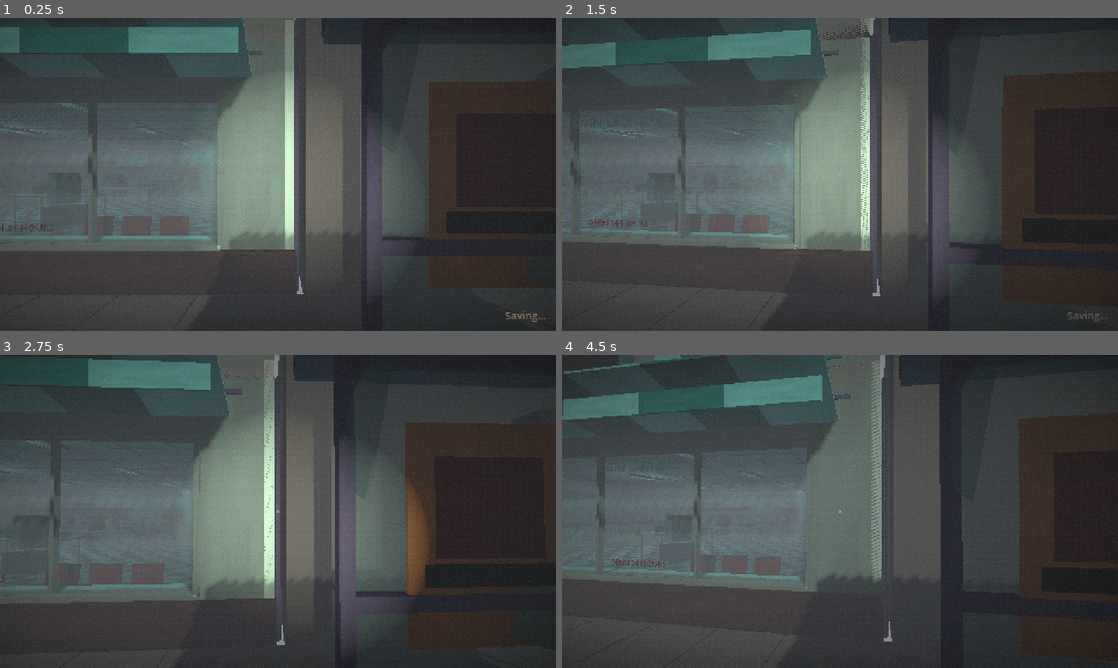
Above: before the commit, frames 1-4 (two rows, left to right).
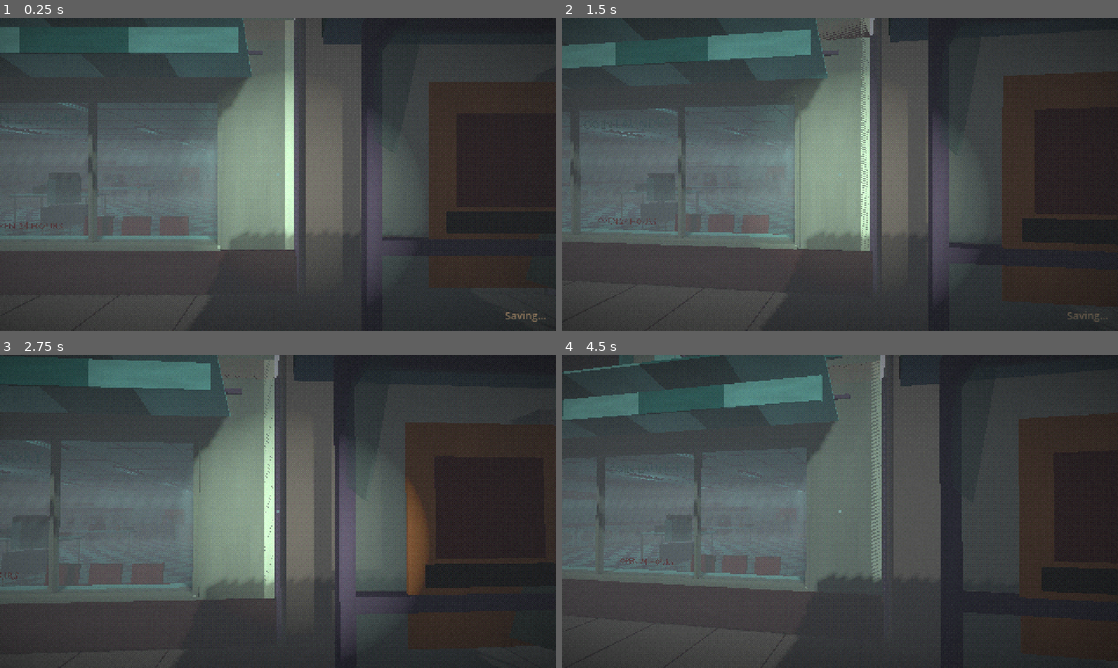
Above: after the commit, the same moments.

Repository: alexdragnea1/horror-indie
Game: Godot game, scene res://scenes/casino.tscn
Two runs of this game, one before a commit and one after it. Both use one fixed random seed, a clock stepped at 60 frames per second and the inputs below. This scene is started directly instead of the project's main scene. Sound files missing from this copy of the repository are replaced by a short silence.
Inputs (mouse positions are in pixels of both pictures, inside the frame that each line leads up to):
- Up to frame 1 (0.25 s): no input
- Up to frame 2 (1.5 s): tap Enter at 0.5 s; move the mouse to (867, 174) at 0.52 s; hold Shift (alearga) 0.53-1.28 s; click (867, 174) at 0.67 s; tap Space at 0.77, 1.25 s; move the mouse to (812, 174) at 1.27 s; tap D (dreapta) at 1.35 s; click (812, 174) at 1.42 s
- Up to frame 3 (2.75 s): tap Space at 1.52 s; tap Enter at 2 s; move the mouse to (289, 505) at 2.02 s; tap W (inainte) at 2.1 s; click (289, 505) at 2.17 s
- Up to frame 4 (4.5 s): tap Space at 2.75, 3.02, 3.77, 4.25 s; move the mouse to (834, 517) at 2.77 s; tap S (inapoi) at 2.85 s; click (834, 517) at 2.92 s; tap Enter at 3.5 s; move the mouse to (878, 514) at 3.52 s; hold E (interact) 3.53-4.28 s; click (878, 514) at 3.67 s; move the mouse to (795, 508) at 4.27 s; tap F (lanterna) at 4.35 s; click (795, 508) at 4.42 s

The runs differ from the first frame. In frame 1, 0.1% of the frame differs, in the area x 0-55%, y 65-89%; in frame 2, 0.1%; in frame 3, less than 0.1%; in frame 4, 0.2%, in the area x 8-60%, y 0-92%.

Commit message:
Sketchy Laundromat: numele nou, teren peste strada, semne drepte, maini peste bordura, aplica mutata
- Betivul: "Drunkard: Nah man.."
- Casino-ul se numeste "Sketchy Laundromat" pe orar, la sosire si in salvari
- Strada: iarba sub tot, alei, usile blocurilor, parcari intre ele, copaci de toamna
- Semnele de pe peretii laterali privesc spre interior; autocolantele de pe vitrine se citesc drept din ambele parti
- Jucatorii de poker: cotul pe bordura capitonata, palma pe postav (antebratul nu mai trece prin masa)
- Aplica din stanga, mutata langa usa (intra in pacanea)

Co-Authored-By: Claude Opus 5.5 <noreply@anthropic.com>

Diff:
--- a/scenes/afara_bloc.tscn
+++ b/scenes/afara_bloc.tscn
@@ -696,9 +696,9 @@
 transform = Transform3D(1, 0, 0, 0, 1, 0, 0, 0, 1, 10.9, 1.6, 13.8)
 script = ExtResource("or1")
 sosire = NodePath("../SosireOras")
-optiuni = PackedStringArray("Casino", "Lexy's Place", "Gun Store")
+optiuni = PackedStringArray("Sketchy Laundromat", "Lexy's Place", "Gun Store")
 scene = PackedStringArray("res://scenes/casino.tscn", "res://scenes/casa_lexy.tscn", "")
-titluri = PackedStringArray("Wash Your Clothes Laundromat", "Lexy's place", "")
+titluri = PackedStringArray("Sketchy Laundromat", "Lexy's place", "")
 
 [node name="Forma" type="CollisionShape3D" parent="OrarBloc"]
 shape = SubResource("forma_orar")
--- a/scenes/betiv.tscn
+++ b/scenes/betiv.tscn
@@ -49,7 +49,7 @@
 unghi_maxim_cap = 60.0
 se_intoarce = false
 indiciu = "[E] Talk to the drunkard"
-replici = PackedStringArray("You: Can you turn that shit off?", "Drunkard: Nah nigga")
+replici = PackedStringArray("You: Can you turn that shit off?", "Drunkard: Nah man..")
 replici_pistol = PackedStringArray("Drunkard: Wait!", "Drunkard: They been doing this shit for years now..", "You: You know about the witches?", "Drunkard: Yeah..Can you shoot a bitch from the coven instead?", "You: I'll think about it.")
 omorabil = true
 marcaj_mort = "betivul_e_mort"
--- a/scenes/casa_lexy.tscn
+++ b/scenes/casa_lexy.tscn
@@ -508,9 +508,9 @@
 transform = Transform3D(1, 0, 0, 0, 1, 0, 0, 0, 1, 0.6, 1.64, 17.95)
 script = ExtResource("or1")
 sosire = NodePath("../SosireOras")
-optiuni = PackedStringArray("Home", "Casino", "Gun Store")
+optiuni = PackedStringArray("Home", "Sketchy Laundromat", "Gun Store")
 scene = PackedStringArray("res://scenes/afara_bloc.tscn", "res://scenes/casino.tscn", "")
-titluri = PackedStringArray("Block M7, Entrance B", "Wash Your Clothes Laundromat", "")
+titluri = PackedStringArray("Block M7, Entrance B", "Sketchy Laundromat", "")
 
 [node name="Forma" type="CollisionShape3D" parent="OrarLexy"]
 shape = SubResource("forma_orar")
--- a/scenes/casino.tscn
+++ b/scenes/casino.tscn
@@ -420,7 +420,7 @@
 omni_range = 3.5
 
 [node name="Aplica" type="OmniLight3D" parent="Lumini" unique_id=1775943245]
-transform = Transform3D(1, 0, 0, 0, 1, 0, 0, 0, 1, -6.7424, 2.2, -16)
+transform = Transform3D(1, 0, 0, 0, 1, 0, 0, 0, 1, -6.7424, 2.2, -12.95)
 light_color = Color(1, 0.62, 0.4, 1)
 light_energy = 0.55
 light_volumetric_fog_energy = 0.0
--- a/scripts/salvare.gd
+++ b/scripts/salvare.gd
@@ -19,7 +19,7 @@
 	"res://scenes/casa_lexy.tscn": "Lexy's place",
 	"res://scenes/conac.tscn": "Coven Headquarters",
 	"res://scenes/conac_interior.tscn": "Coven Headquarters",
-	"res://scenes/casino.tscn": "Wash Your Clothes",
+	"res://scenes/casino.tscn": "Sketchy Laundromat",
 }
 ## La câte secunde se salvează singur, fără mesaj.
 const PAUZA_SALVARE := 60.0
Binary file changed: models/batrana_casino.glb
Binary file changed: models/casino_cladire.glb
Binary file changed: models/casino_strada.glb
Binary file changed: models/decor_spalatorie.glb
Binary file changed: models/jucator_poker_1.glb
Binary file changed: models/jucator_poker_2.glb
Binary file changed: models/jucator_poker_3.glb
Binary file changed: models/jucator_poker_4.glb
Binary file changed: models/jucator_poker_5.glb
Not shown, changed: CLAUDE.md
Not shown, changed: README.md
Not shown, changed: tools/blender/casino.py
(and 1 more such lines)
